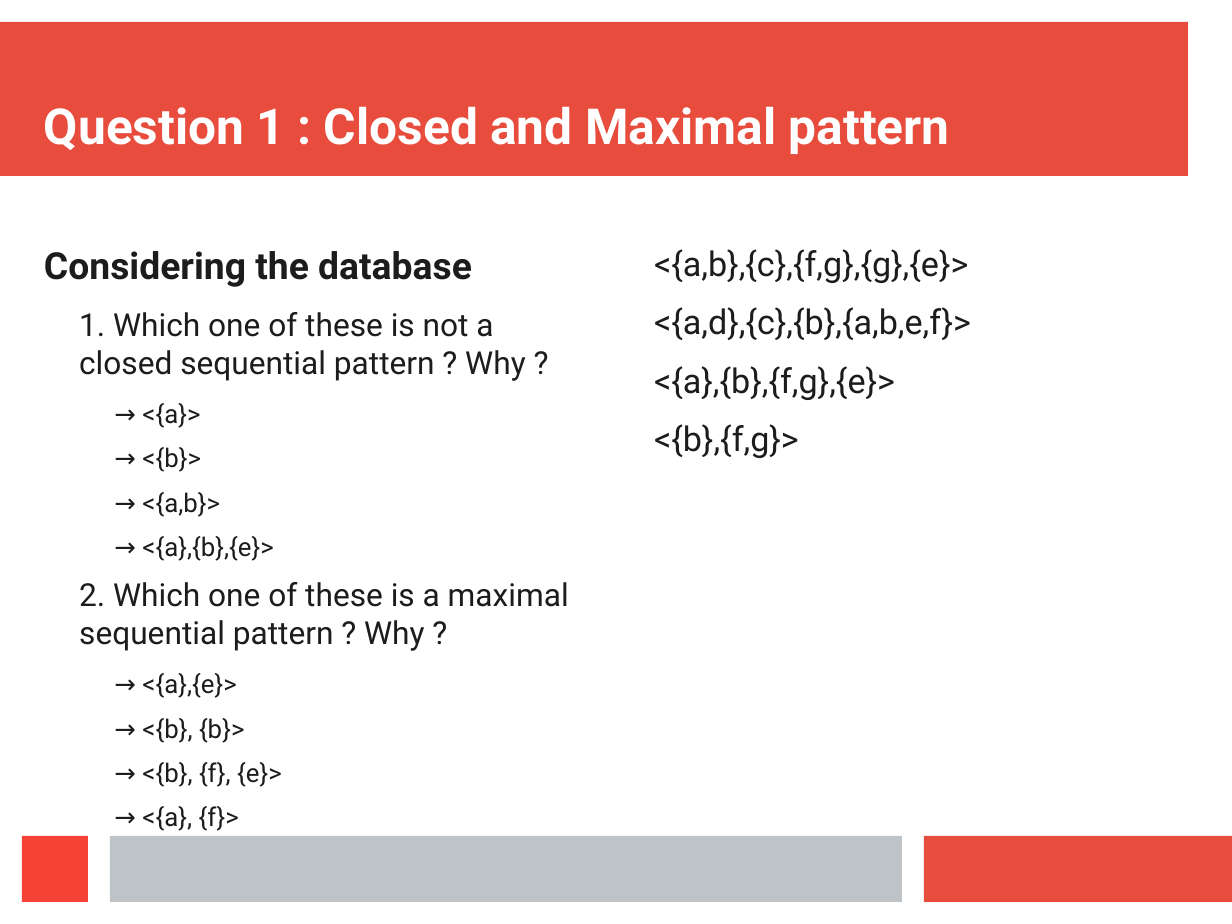
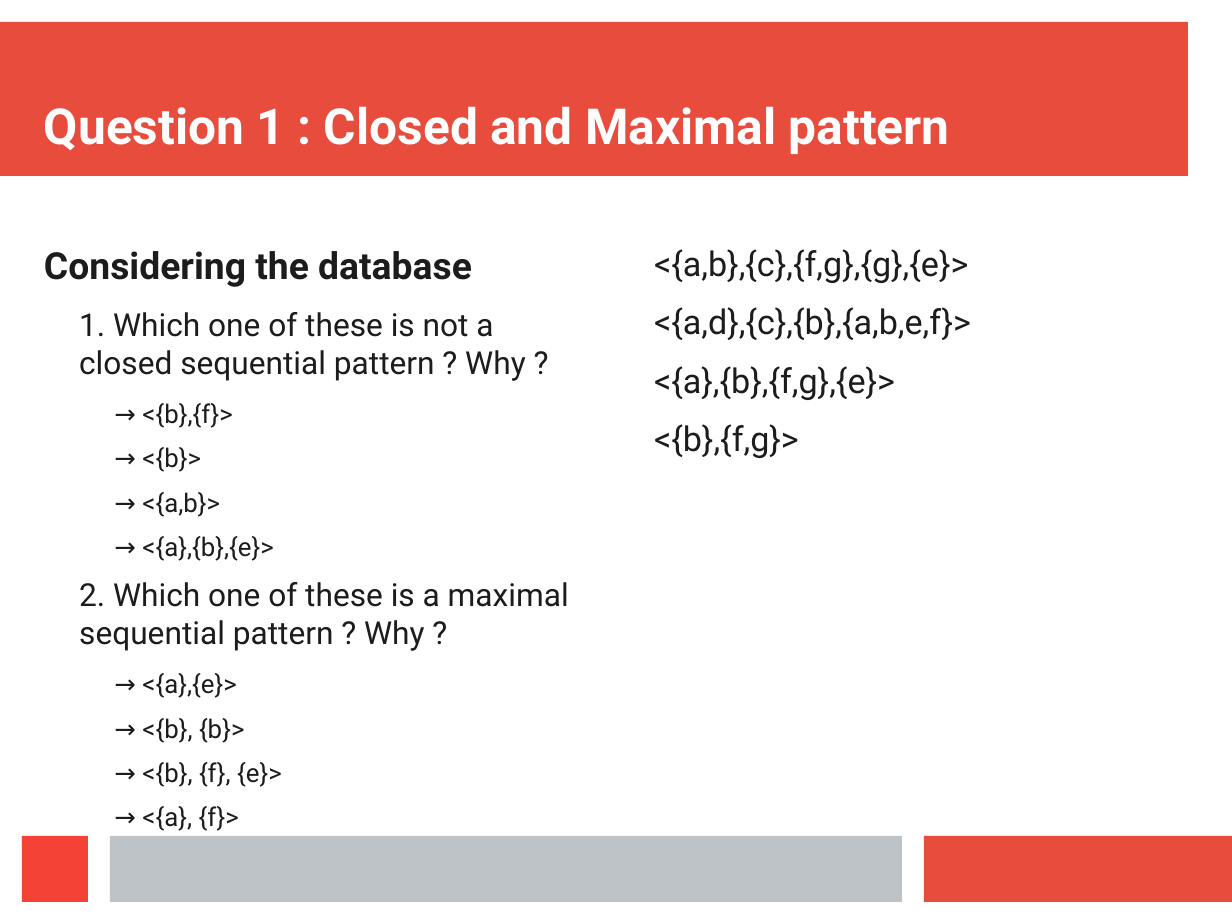
Before and after one commit to Symeon94/iaseminar, a slide deck: slide 15 of presentation/Presentation.odp. Drawn at 1232x924 pixels with LibreOffice and Linux fonts; fonts in the diff are those of the drawing. Boxes give left, top, right and bottom in pixels: in the first picture for what was removed or moved away, otherwise in the second. Text is boxed around its words. In the diff, an @@ line names an element or a change of style, - is before the commit and + after.

```diff
--- a/presentation/Presentation.odp
+++ b/presentation/Presentation.odp
@@ text at (142, 403, 232, 428): text changed @@
-    → <{a}>
+    → <{b},{f}>
```
Also in this commit, not shown: 26 other slides changed, 1 slide added.
